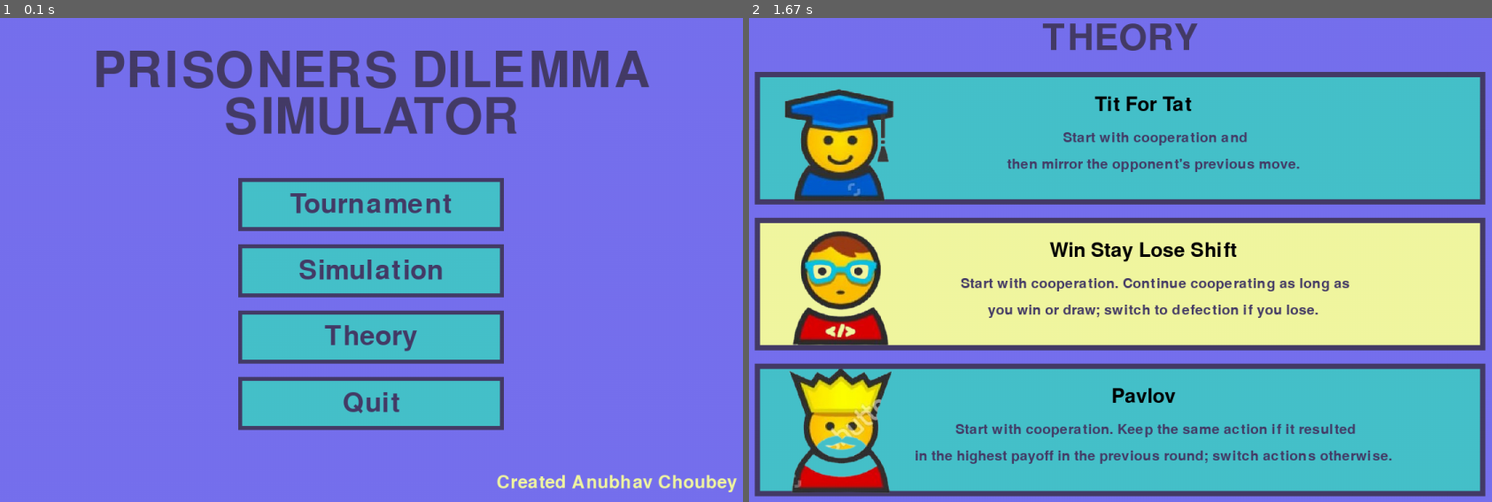
Above: before the commit, frames 1-2 (left to right).
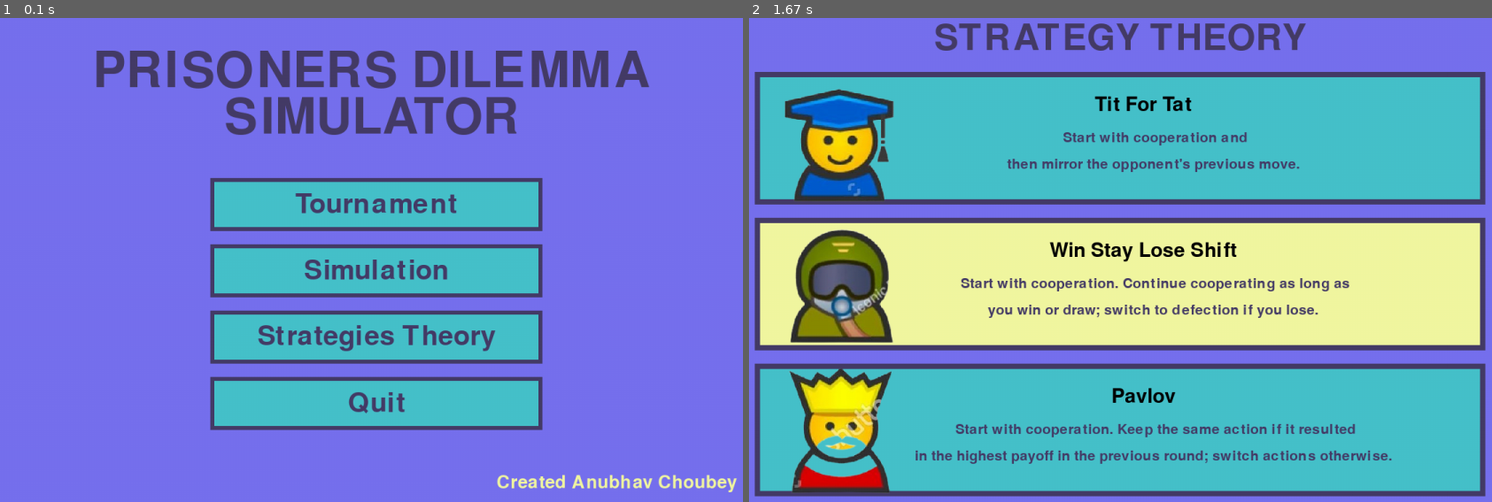
Above: after the commit, the same moments.

Repository: LazyyVenom/py-game-theory
Game: pygame game, started from prisoners_dilemma.py
The game is run twice, just before and just after one commit, with the same random seed, the same clock (stepped at 60 frames per second) and the same inputs.
Inputs (mouse positions are in pixels of both pictures, inside the frame that each line leads up to):
- Up to frame 1 (0.1 s): no input
- Up to frame 2 (1.67 s): click (1127, 337) at 0.38 s, where only the run after the commit has a clickable "Strategies Theory"; hold Up 0.67-1.13 s; move the mouse to (1090, 274) at 0.7 s

The runs differ from the first frame. In frame 1, 6.6% of the frame differs, in the area x 28-74%, y 33-86%; in frame 2, 4.1%.

Commit message:
Updated Images

Diff:
--- a/prisoners_dilemma.py
+++ b/prisoners_dilemma.py
@@ -43,10 +43,10 @@
         mouse_x, mouse_y = pygame.mouse.get_pos()
 
         buttons = [
-            {"text": "Tournament", "rect": pygame.Rect(screen_width // 2 - 200, 260, 400, 80)},
-            {"text": "Simulation", "rect": pygame.Rect(screen_width // 2 - 200, 360, 400, 80)},
-            {"text": "Theory", "rect": pygame.Rect(screen_width // 2 - 200, 460, 400, 80)},
-            {"text": "Quit", "rect": pygame.Rect(screen_width // 2 - 200, 560, 400, 80)}
+            {"text": "Tournament", "rect": pygame.Rect(screen_width // 2 - 242, 260, 500, 80)},
+            {"text": "Simulation", "rect": pygame.Rect(screen_width // 2 - 242, 360, 500, 80)},
+            {"text": "Strategies Theory", "rect": pygame.Rect(screen_width // 2 - 242, 460, 500, 80)},
+            {"text": "Quit", "rect": pygame.Rect(screen_width // 2 - 242, 560, 500, 80)}
         ]
 
         for button in buttons:
@@ -74,7 +74,7 @@
                         elif button["text"] == "Simulation":
                             # Show Simulation
                             print("Starting Simulation")
-                        elif button["text"] == "Theory":
+                        elif button["text"] == "Strategies Theory":
                             show_theory()
                             # Show theory
                             # Replace this with your theory display code
@@ -99,7 +99,7 @@
 
     while running:
         screen.fill(PRIMARY)
-        draw_text("THEORY", pygame.font.Font(None, 80), TEXT_COLOR, screen_width // 2, 50)
+        draw_text("STRATEGY THEORY", pygame.font.Font(None, 80), TEXT_COLOR, screen_width // 2, 50)
 
         y_offset = 100
         for i, strategy in enumerate(instruction_text[scroll_pos:]):
@@ -121,28 +121,17 @@
                     pygame.draw.rect(screen, KIND_OF_YELLOW, (50, y_offset, 1100, 200))
                     pygame.draw.rect(screen, SECONDARY, (50, y_offset, 1100, 200),8)
 
-            # draw_text("ID: ",instruction_font,SECONDARY,310,y_offset+40)
-            # draw_text(strategy["ID"],instruction_font,(0,0,0),380,y_offset+40)
-
-            # draw_text("NAME: ",instruction_font,SECONDARY,335,y_offset+80)
             draw_text(strategy["NAME"],pygame.font.Font(None, 45),(0,0,0),screen_width//2+35,y_offset+50)
 
-            # draw_text("DESC: ",instruction_font,SECONDARY,332,y_offset+120)
             desc = strategy["DESCRIPTION"].split("\n")[0].replace("Strategy","").replace(":","").split(" ")
             draw_text(" ".join(desc[:len(desc)//2]),pygame.font.Font(None, 31),SECONDARY,screen_width//2 + 50,y_offset+100)
             draw_text(" ".join(desc[len(desc)//2:]),pygame.font.Font(None, 31),SECONDARY,screen_width//2 + 50,y_offset+140)
-            # draw_text(strategy["DESCRIPTION"].split("\n")[1],pygame.font.Font(None, 30),(0,0,0),380,y_offset+160)
 
             image_path = strategy["IMAGE_PATH"]
             if os.path.exists(image_path):
                 image = pygame.image.load(image_path)
                 image = pygame.transform.scale(image, (200, 200))
                 screen.blit(image, (80, y_offset))
-
-
-            # draw_text(strategy["NAME"], instruction_font, INSTRUCTION_HEADING_COLOR, 50, y_offset)
-            # draw_text(strategy["ID"], instruction_font, INSTRUCTION_HEADING_COLOR, 30, y_offset+30)
-            # draw_text(strategy["DESCRIPTION"], instruction_font, INSTRUCTION_HEADING_COLOR, 90, y_offset+60)
 
 
             y_offset += 220
Binary file changed: images/COP.png
Binary file changed: images/WSLS.png
